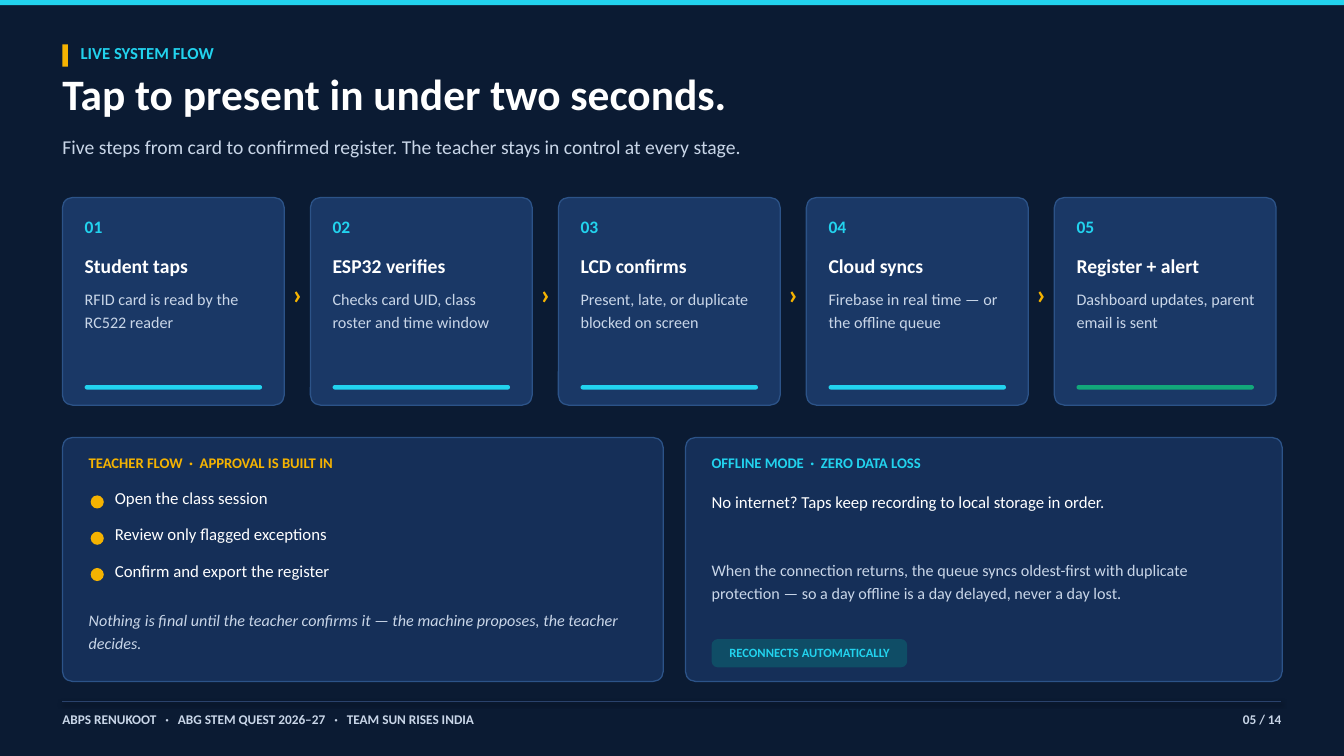
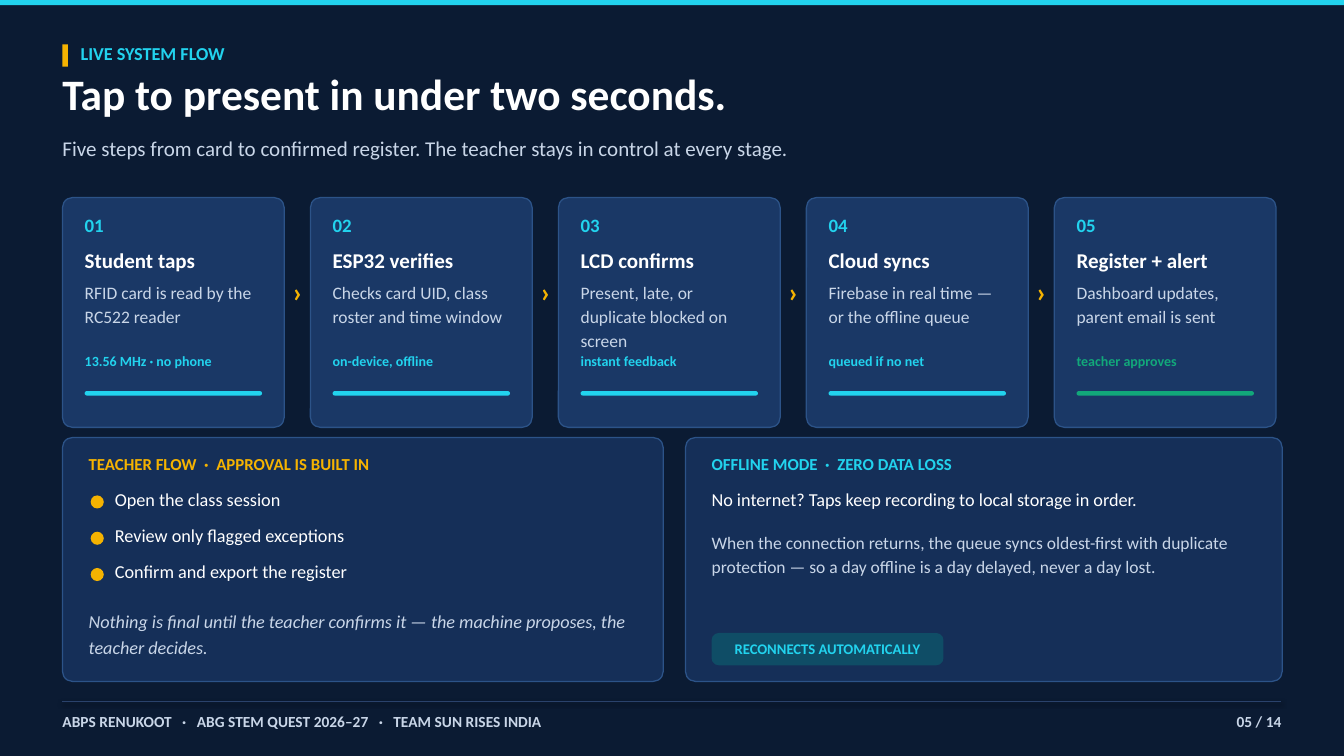
Before and after one commit to durgeshriyaconstruction-sketch/astro-smart-attendance, a slide deck: slide 5 of Astro_Smart_Attendance_Team_Sun_Rises_India.pptx. Drawn at 1344x756 pixels with LibreOffice and Linux fonts; fonts in the diff are those of the drawing. Boxes give left, top, right and bottom in pixels: in the first picture for what was removed or moved away, otherwise in the second. Text is boxed around its words. In the diff, an @@ line names an element or a change of style, - is before the commit and + after.

```diff
--- a/Astro_Smart_Attendance_Team_Sun_Rises_India.pptx
+++ b/Astro_Smart_Attendance_Team_Sun_Rises_India.pptx
@@ rounded rectangle: place and size @@
-rounded rectangle at box(63, 198, 284, 405)
+rounded rectangle at box(63, 198, 284, 427)
@@ rounded rectangle: place and size @@
-rounded rectangle at box(311, 198, 532, 405)
+rounded rectangle at box(311, 198, 532, 427)
@@ rounded rectangle: place and size @@
-rounded rectangle at box(559, 198, 780, 405)
+rounded rectangle at box(559, 198, 780, 427)
@@ rounded rectangle: place and size @@
-rounded rectangle at box(807, 198, 1028, 405)
+rounded rectangle at box(807, 198, 1028, 427)
@@ rounded rectangle: place and size @@
-rounded rectangle at box(1055, 198, 1276, 405)
+rounded rectangle at box(1055, 198, 1276, 427)
@@ size 12.5 to 13.5 pt in 5 elements at box(333, 219, 352, 232), box(85, 219, 104, 232), box(581, 219, 600, 232), box(1077, 219, 1096, 232), box(829, 219, 848, 232) @@
@@ size 14 to 15 pt in 6 elements at box(62, 141, 787, 160), box(333, 253, 453, 268), box(581, 253, 694, 268), box(85, 253, 195, 272), box(829, 253, 929, 272), box(1077, 253, 1208, 272) @@
@@ text "RFID card is read by ...": place and size @@
-text "RFID card is read by ..." at box(85, 294, 239, 328)
+text "RFID card is read by ..." at box(85, 287, 252, 323)
@@ text "Checks card UID, class roster ...": place and size @@
-text "Checks card UID, class roster ..." at box(333, 294, 489, 328)
+text "Checks card UID, class roster ..." at box(333, 287, 502, 323)
@@ text "Present, late, or duplicate blocked ...": place and size @@
-text "Present, late, or duplicate blocked ..." at box(581, 294, 748, 328)
+text "Present, late, or duplicate blocked ..." at box(581, 287, 727, 347)
@@ text "Firebase in real time — ...": place and size @@
-text "Firebase in real time — ..." at box(829, 294, 997, 331)
+text "Firebase in real time — ..." at box(829, 287, 972, 326)
@@ size 11.5 to 12.5 pt; line spacing 1.18 to 1.16 in 5 elements at box(333, 287, 502, 323), box(581, 287, 727, 347), box(85, 287, 252, 323), box(829, 287, 972, 326), box(1077, 287, 1218, 326) @@
@@ text "Dashboard updates, parent email is ...": place and size @@
-text "Dashboard updates, parent email is ..." at box(1077, 294, 1254, 328)
+text "Dashboard updates, parent email is ..." at box(1077, 287, 1218, 326)
@@ text added at box(85, 356, 212, 368), 10 pt, text #22D3EE, bold @@
+13.56 MHz · no phone
@@ text added at box(333, 356, 433, 368), 10 pt, text #22D3EE, bold @@
+on-device, offline
@@ text added at box(581, 356, 677, 366), 10 pt, text #22D3EE, bold @@
+instant feedback
@@ text added at box(829, 356, 924, 368), 10 pt, text #22D3EE, bold @@
+queued if no net
@@ text added at box(1077, 356, 1177, 368), 10 pt, text #12A87A, bold @@
+teacher approves
@@ 5 rounded rectangles: place and size @@
-5 rounded rectangles at box(85, 385, 1254, 389)
+5 rounded rectangles at box(85, 391, 1254, 395)
@@ text "TEACHER FLOW · APPROVAL IS ..." at box(89, 459, 370, 470): size 10.5 to 12 pt @@
@@ text "OFFLINE MODE · ZERO DATA ..." at box(712, 459, 952, 470): size 10.5 to 12 pt @@
@@ text "No internet? Taps keep recording ..." at box(712, 493, 1136, 509): size 12 to 13 pt; line spacing 1.2 to 1.1 @@
@@ text "When the connection returns, the ...": place and size @@
-text "When the connection returns, the ..." at box(712, 565, 1187, 602)
+text "When the connection returns, the ..." at box(712, 537, 1227, 576)
@@ text "When the connection returns, the ..." at box(712, 537, 1227, 576): size 11.5 to 12.5 pt; line spacing 1.2 to 1.16 @@
@@ size 12 to 13 pt in 4 elements at box(81, 48, 224, 60), box(115, 493, 281, 509), box(115, 529, 344, 545), box(115, 565, 347, 581) @@
@@ text "Nothing is final until the ..." at box(89, 615, 625, 654): size 11.5 to 13 pt @@
@@ text "RECONNECTS AUTOMATICALLY" at box(735, 644, 921, 654): size 9 to 10.5 pt @@
@@ proportions changed in 6 elements at box(63, 198, 284, 427), box(807, 198, 1028, 427), box(1055, 198, 1276, 427), box(311, 198, 532, 427), box(559, 198, 780, 427), box(712, 633, 944, 665) @@
@@ rounded rectangle: place and size @@
-rounded rectangle at box(712, 639, 907, 667)
+rounded rectangle at box(712, 633, 944, 665)
@@ text "ABPS RENUKOOT · ABG STEM ..." at box(62, 716, 541, 729): size 9.5 to 11 pt @@
@@ text "05 / 14" at box(1237, 717, 1282, 727): size 9.5 to 11 pt @@
```
Also in this commit, not shown: 13 other slides changed, 3 other files.
